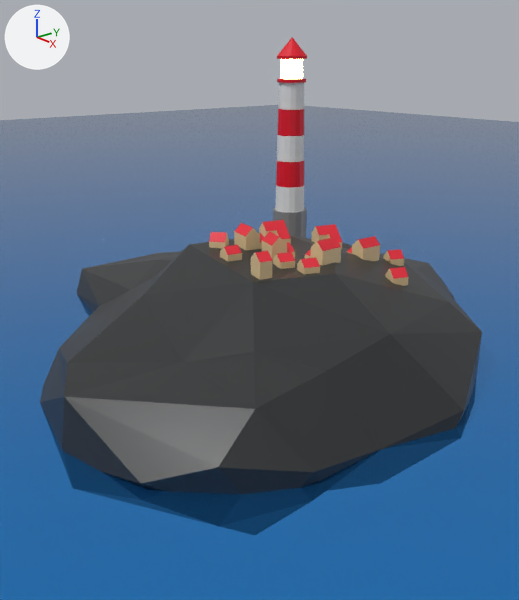
A saved change to the Blender file introduction_section/lesson_13_making_a_lighthouse.blend.
Both versions are drawn from a camera (50 mm lens) standing at (5.77, -5.57, 3.28) and looking at (-0.7, -0.21, 0.41). Every picture has the same lights, and +X, +Y and +Z are marked at upper left.

Before the edit, the objects in view are built like this:
```python
mat_lh_emmision = principled_material('lh_emmision')
mat_lh_emmision.base_color = (0.8, 0.8, 0.8)  # white #e7e7e7
mat_lh_emmision.emission_color = (0.638, 0.492, 0.114)  # yellow #d1ba5f
mat_lh_emmision.emission_strength = 19.0
mat_rock = principled_material('rock')
mat_rock.base_color = (0.0254, 0.0277, 0.0291)  # black #2c2e30
mat_rock.roughness = 0.402
me_cylinder_001 = bpy.data.meshes.new('Cylinder.001')
me_cylinder_001.from_pydata(...)  # 240 vertices, 226 faces; spans x -1.0..1.0, y -1.0..1.0, z -1.0..10.63
# faces by material slot: [49, 129, 32, 16]
me_cylinder_001.materials.append(mat_lh_white)  # white #e7e7e7
me_cylinder_001.materials.append(mat_lh_red)  # red #e70021
me_cylinder_001.materials.append(mat_lh_grey)  # grey #888888
me_cylinder_001.materials.append(mat_lh_emmision)  # white #e7e7e7
me_icosphere = bpy.data.meshes.new('Icosphere')
me_icosphere.from_pydata(...)  # 91 vertices, 178 faces; spans x -4.32..2.42, y -3.42..3.46, z -0.96..1.24
me_icosphere.materials.append(mat_rock)  # black #2c2e30
me_plane = bpy.data.meshes.new('Plane')
me_plane.from_pydata([(-1.0, -1.0, 0.0), (1.0, -1.0, 0.0), (-1.0, 1.0, 0.0), (1.0, 1.0, 0.0)], [], [(0, 1, 3, 2)])
me_plane.materials.append(mat_water)  # blue #3393e7
ob_base_rocks = bpy.data.objects.new('base_rocks', me_icosphere)
ob_base_rocks.location = (0.0, 0.0, 0.0)
ob_lighthouse = bpy.data.objects.new('lighthouse', me_cylinder_001)
ob_lighthouse.location = (-2.77, 2.13, 0.63)
ob_lighthouse.scale = (0.272, 0.272, 0.272)
ob_water = bpy.data.objects.new('water', me_plane)
ob_water.location = (-2.1, -1.88, 0.05)
ob_water.scale = (30.0, 30.0, 30.0)
# also in view: 'original_house_2.001' at (0.46, -0.29, 1.29)
```
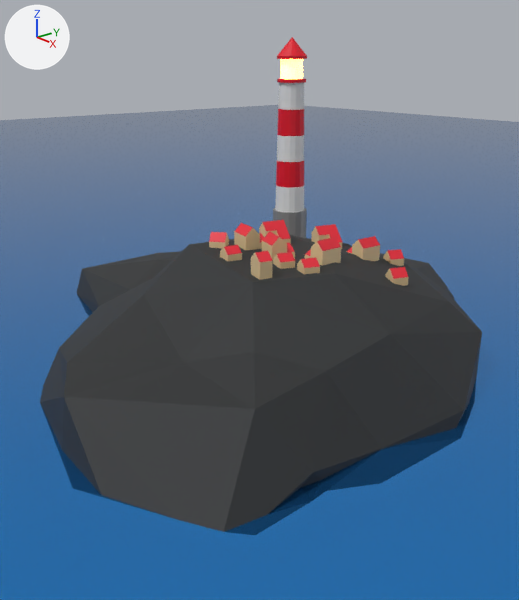
Pixel boxes [x1, y1, x2, y2] of what changed, in the pictures (519 x 600 px; the box of a moved part takes in the faces that stretch with it):
'base_rocks', surface changed, reshaped (15% taller)
    before: [40, 235, 482, 494]
    after: [40, 235, 482, 532]
'lighthouse', recoloured
    both: [277, 55, 307, 238]
part 1 of me_icosphere, moved or reshaped
    before: [62, 397, 313, 494]
    after: [62, 397, 313, 532]

The change in detail:
In material 'lh_emmision' (mat_lh_emmision), emission_color goes from (0.638, 0.492, 0.114) (yellow #d1ba5f) to (0.638, 0.113, 0.0158) (orange #d15e22).
In material 'rock' (mat_rock), roughness goes from 0.402 to 0.719.
me_icosphere has 91 vertices, 178 faces and spans x -4.32..2.42, y -3.42..3.46, z -0.96..1.24.
me_icosphere is used by ob_base_rocks; location (0.0, 0.0, 0.0).
Part 1, on me_icosphere:
Vertex 2 of me_icosphere moves from (1.9, -2.78, 0.31) at pixel (217, 467) to (2.36, -3.14, -0.08).
Vertex 49 of me_icosphere moves from (1.46, -3.2, 0.12) at pixel (140, 483) to (1.92, -3.56, -0.27).
